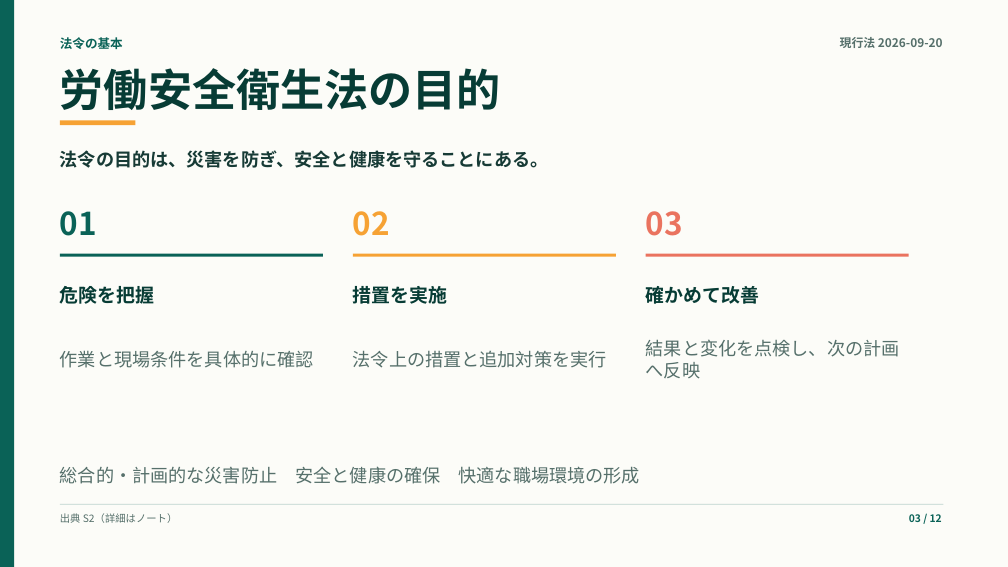
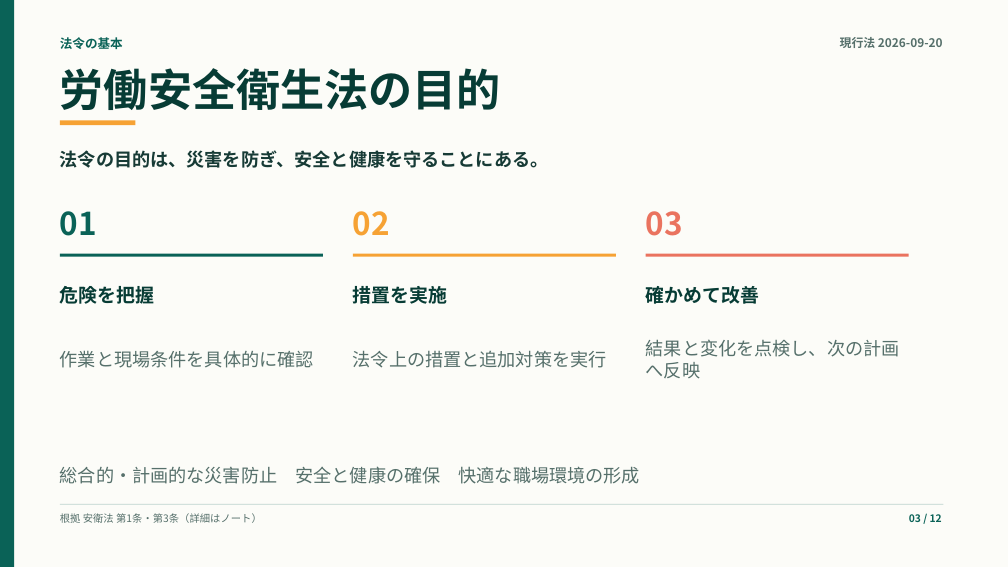
Before and after one commit to kameking-lab/safe-ai-site, a slide deck: slide 3 of web/public/training/safety-seminars/safety-management-basics-osh-law/downloads/safety-management-basics-osh-law-training.pptx. Drawn at 1008x567 pixels with LibreOffice and Linux fonts; fonts in the diff are those of the drawing. Boxes give left, top, right and bottom in pixels: in the first picture for what was removed or moved away, otherwise in the second. Text is boxed around its words. In the diff, an @@ line names an element or a change of style, - is before the commit and + after.

```diff
--- a/web/public/training/safety-seminars/safety-management-basics-osh-law/downloads/safety-management-basics-osh-law-training.pptx
+++ b/web/public/training/safety-seminars/safety-management-basics-osh-law/downloads/safety-management-basics-osh-law-training.pptx
@@ text at (60, 513, 262, 523): text changed @@
-出典 S2（詳細はノート）
+根拠 安衛法 第1条・第3条（詳細はノート）
```
Also in this commit, not shown: 9 other slides changed, 33 other files.
